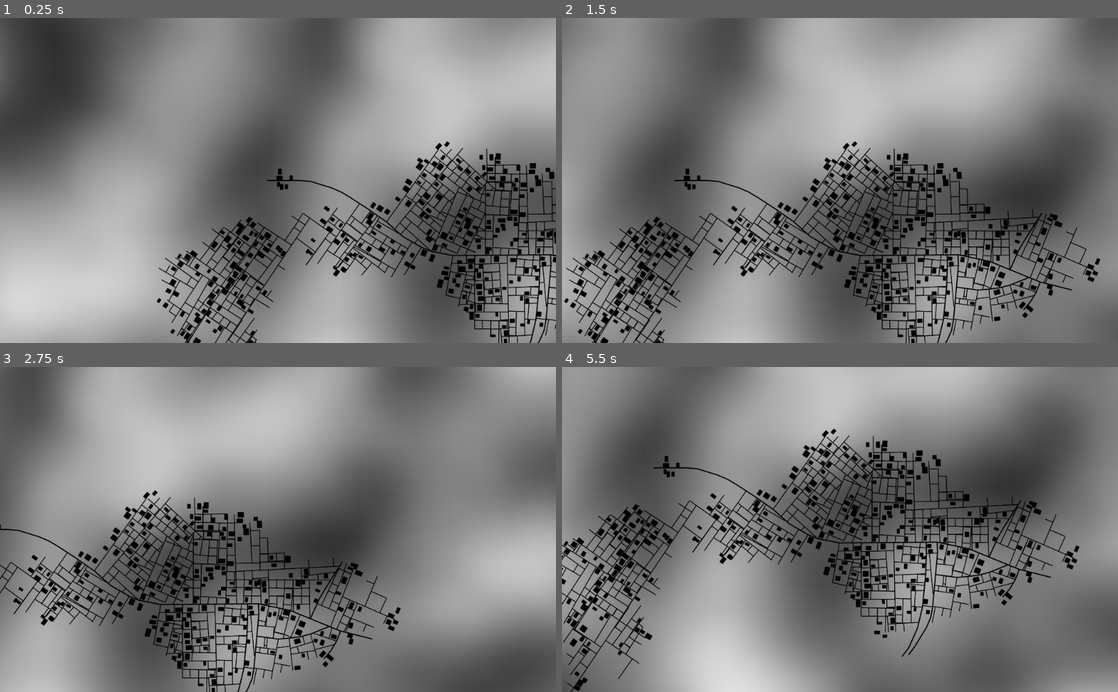
Above: before the commit, frames 1-4 (two rows, left to right).
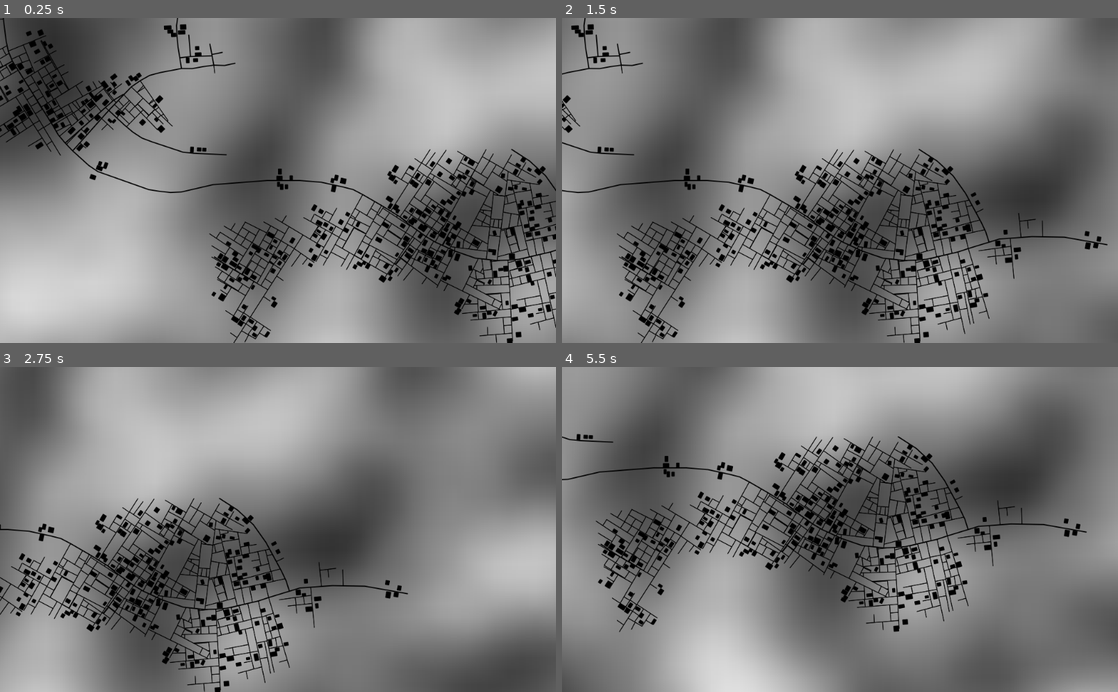
Above: after the commit, the same moments.

Repository: t-mw/citygen-godot
Game: Godot game, scene res://main.tscn
Same seed, same stepped clock (60 frames per second), same inputs: the game is played once before the commit and once after it.
Inputs (mouse positions are in pixels of both pictures, inside the frame that each line leads up to):
- Up to frame 1 (0.25 s): no input
- Up to frame 2 (1.5 s): tap Enter at 0.5 s; move the mouse to (962, 164) at 0.52 s; hold Right (ui_right) 0.53-1.25 s; click (962, 164) at 0.67 s; drag from (728, 196) to (812, 245) at 1.27 s
- Up to frame 3 (2.75 s): move the mouse to (333, 458) at 2.02 s; hold Right (ui_right) from 2.03 s (still down)
- Up to frame 4 (5.5 s): release Right (ui_right) at 2.75 s; drag from (812, 594) to (673, 480) at 2.77 s; move the mouse to (1006, 578) at 3.52 s; hold Left (ui_left) 3.53-4.25 s; drag from (673, 480) to (756, 448) at 4.27 s; move the mouse to (867, 529) at 5.02 s; hold Down (ui_down) from 5.03 s (still down); click (867, 529) at 5.17 s

The runs differ from the first frame. In frame 1, 15% of the frame differs, in the area x 0-100%, y 0-100%; in frame 2, 15%, in the area x 0-99%, y 0-100%; in frame 3, 11%; in frame 4, 15%.

Commit message:
Remove r_start + r_end

Diff:
--- a/citygen.gd
+++ b/citygen.gd
@@ -1,6 +1,5 @@
 extends Node2D
 
-# TODO: remove r?
 # TODO: cross product necessary in Segment.get_direction?
 # TODO: replace angle_between with godot function
 
@@ -53,7 +52,7 @@
 func _draw():
     for segment in segments:
         var width = HIGHWAY_SEGMENT_WIDTH if segment.metadata.highway else DEFAULT_SEGMENT_WIDTH
-        draw_line(segment.r_start, segment.r_end, Color.black, width, true)
+        draw_line(segment.start, segment.end, Color.black, width, true)
     for building in buildings:
         draw_colored_polygon(building.generate_corners(), Color.black, [], null, null, true)
 
@@ -78,8 +77,8 @@
     var root_segment := Segment.new(Vector2(0, 0), Vector2(HIGHWAY_SEGMENT_LENGTH, 0), 0, root_metadata)
 
     var opposite_direction := root_segment.clone()
-    var new_end := Vector2(root_segment.r_start.x - HIGHWAY_SEGMENT_LENGTH, opposite_direction.r_end.y);
-    opposite_direction.r_end = new_end
+    var new_end := Vector2(root_segment.start.x - HIGHWAY_SEGMENT_LENGTH, opposite_direction.end.y);
+    opposite_direction.end = new_end
     opposite_direction.links_b.append(root_segment)
     root_segment.links_b.append(opposite_direction)
     priority_q.append(root_segment)
@@ -140,7 +139,7 @@
         if action_priority <= 4:
             var intersection = segment.intersection_with(other)
             if intersection != null:
-                var intersection_distance_squared := segment.r_start.distance_squared_to(intersection)
+                var intersection_distance_squared := segment.start.distance_squared_to(intersection)
                 if previous_intersection_distance_squared == null || intersection_distance_squared < previous_intersection_distance_squared:
                     previous_intersection_distance_squared = intersection_distance_squared
                     action_priority = 4
@@ -150,15 +149,15 @@
         if action_priority <= 3:
             # current segment's start must have been checked to have been created.
             # other segment's start must have a corresponding end.
-            if segment.r_end.distance_squared_to(other.r_end) <= ROAD_SNAP_DISTANCE * ROAD_SNAP_DISTANCE:
+            if segment.end.distance_squared_to(other.end) <= ROAD_SNAP_DISTANCE * ROAD_SNAP_DISTANCE:
                 action_priority = 3
-                action = LocalConstraintsSnapAction.new(other, other.r_end)
+                action = LocalConstraintsSnapAction.new(other, other.end)
 
         # intersection within radius check
         if action_priority <= 2:
-            if Math.is_point_in_segment_range(segment.r_end, other.r_start, other.r_end):
-                var intersection := Geometry.get_closest_point_to_segment_2d(segment.r_end, other.r_start, other.r_end)
-                var distance_squared := segment.r_end.distance_squared_to(intersection)
+            if Math.is_point_in_segment_range(segment.end, other.start, other.end):
+                var intersection := Geometry.get_closest_point_to_segment_2d(segment.end, other.start, other.end)
+                var distance_squared := segment.end.distance_squared_to(intersection)
                 if distance_squared < ROAD_SNAP_DISTANCE * ROAD_SNAP_DISTANCE:
                     action_priority = 2
                     action = LocalConstraintsIntersectionRadiusAction.new(other, intersection)
@@ -181,7 +180,7 @@
         if Math.min_degree_difference(self.other.direction, segment.direction) < MINIMUM_INTERSECTION_DEVIATION:
             return false
         self.other.split(self.intersection, segment, segments)
-        segment.r_end = self.intersection
+        segment.end = self.intersection
         segment.metadata.severed = true
         return true
 
@@ -194,20 +193,20 @@
         self.point = _point
 
     func apply(segment: Segment, segments: Array) -> bool:
-        segment.r_end = self.point
+        segment.end = self.point
         segment.metadata.severed = true
 
-        # update links of other segment corresponding to other.r_end
+        # update links of other segment corresponding to other.end
         var links := self.other.links_f if self.other.start_is_backwards() else self.other.links_b
 
         # check for duplicate lines, don't add if it exists
         for link in links:
-            if ((link.r_start.is_equal_approx(segment.r_end) && link.r_end.is_equal_approx(segment.r_start)) ||
-                (link.r_start.is_equal_approx(segment.r_start) && link.r_end.is_equal_approx(segment.r_end))):
+            if ((link.start.is_equal_approx(segment.end) && link.end.is_equal_approx(segment.start)) ||
+                (link.start.is_equal_approx(segment.start) && link.end.is_equal_approx(segment.end))):
                 return false
 
         for link in links:
-            # pick links of remaining segments at junction corresponding to other.r_end
+            # pick links of remaining segments at junction corresponding to other.end
             link.links_for_end_containing(self.other).append(segment)
             # add junction segments to snapped segment
             segment.links_f.append(link)
@@ -226,7 +225,7 @@
         self.intersection = _intersection
 
     func apply(segment: Segment, segments: Array) -> bool:
-        segment.r_end = self.intersection
+        segment.end = self.intersection
         segment.metadata.severed = true
         # if intersecting lines are too similar don't continue
         if Math.min_degree_difference(self.other.direction, segment.direction) < MINIMUM_INTERSECTION_DEVIATION:
@@ -240,11 +239,11 @@
         var template := GlobalGoalsTemplate.new(previous_segment)
 
         var continue_straight = template.segment_continue(previous_segment.direction)
-        var straight_pop = sample_population(continue_straight.r_start, continue_straight.r_end)
+        var straight_pop = sample_population(continue_straight.start, continue_straight.end)
 
         if previous_segment.metadata.highway:
             var random_straight = template.segment_continue(previous_segment.direction + random_straight_angle())
-            var random_pop = sample_population(random_straight.r_start, random_straight.r_end)
+            var random_pop = sample_population(random_straight.start, random_straight.end)
             var road_pop = null
             if random_pop > straight_pop:
                 new_branches.append(random_straight)
@@ -297,8 +296,11 @@
     var physics_shape: RID
     var physics_space: RID
 
-    var start: Vector2
-    var end: Vector2
+    var start: Vector2 setget set_start
+    var end: Vector2 setget set_end
+
+    # increments when start or end are changed
+    var segment_revision: int = 0
 
     # time-step delay before this segment is evaluated
     var t: int
@@ -306,10 +308,6 @@
     # meta-information relevant to global goals
     var metadata: SegmentMetadata
 
-    # representation of road
-    var r_start: Vector2 setget set_r_start
-    var r_end: Vector2 setget set_r_end
-    var r_revision: int = 0
 
     # links backwards and forwards
     var links_b: Array = [] # [Segment]
@@ -322,29 +320,29 @@
     var length: float setget ,get_length
     var length_revision: int = -1
 
-    func set_r_start(v: Vector2):
-        r_start = v
+    func set_start(v: Vector2):
+        start = v
         if self.physics_shape.get_id() != 0:
-            Physics2DServer.shape_set_data(self.physics_shape, Rect2(v, self.r_end))
-        self.r_revision += 1
-
-    func set_r_end(v: Vector2):
-        r_end = v
+            Physics2DServer.shape_set_data(self.physics_shape, Rect2(v, self.end))
+        self.segment_revision += 1
+
+    func set_end(v: Vector2):
+        end = v
         if self.physics_shape.get_id() != 0:
-            Physics2DServer.shape_set_data(self.physics_shape, Rect2(self.r_start, v))
-        self.r_revision += 1
+            Physics2DServer.shape_set_data(self.physics_shape, Rect2(self.start, v))
+        self.segment_revision += 1
 
     func get_direction() -> float:
-        if self.direction_revision != self.r_revision:
-            self.direction_revision = self.r_revision
-            var vec = self.r_end - self.r_start
+        if self.direction_revision != self.segment_revision:
+            self.direction_revision = self.segment_revision
+            var vec = self.end - self.start
             direction = -1 * sign(Vector2(0, 1).cross(vec)) * Math.angle_between(Vector2(0, 1), vec)
         return direction
 
     func get_length() -> float:
-        if self.length_revision != self.r_revision:
-            self.length_revision = self.r_revision
-            length = (self.r_end - self.r_start).length()
+        if self.length_revision != self.segment_revision:
+            self.length_revision = self.segment_revision
+            length = (self.end - self.start).length()
         return length
 
     func _init(_start: Vector2, _end: Vector2, _t: int, _metadata: SegmentMetadata):
@@ -352,8 +350,8 @@
         self.end = _end
         self.t = _t
         self.metadata = _metadata
-        self.r_start = _start
-        self.r_end = _end
+        self.start = _start
+        self.end = _end
 
     func _notification(n):
         if n == NOTIFICATION_PREDELETE:
@@ -362,7 +360,7 @@
     func create_physics_shape() -> RID:
         if self.physics_shape.get_id() == 0:
             self.physics_shape = Physics2DServer.segment_shape_create()
-            Physics2DServer.shape_set_data(self.physics_shape, Rect2(self.r_start, self.r_end))
+            Physics2DServer.shape_set_data(self.physics_shape, Rect2(self.start, self.end))
         return self.physics_shape
 
     func destroy_physics_shape():
@@ -391,19 +389,19 @@
 
     func start_is_backwards() -> bool:
         if len(self.links_b) > 0:
-            return self.links_b[0].r_start.is_equal_approx(self.r_start) || self.links_b[0].r_end.is_equal_approx(self.r_start)
+            return self.links_b[0].start.is_equal_approx(self.start) || self.links_b[0].end.is_equal_approx(self.start)
         elif len(self.links_f) > 0:
-            return self.links_f[0].r_start.is_equal_approx(self.r_end) || self.links_f[0].r_end.is_equal_approx(self.r_end)
+            return self.links_f[0].start.is_equal_approx(self.end) || self.links_f[0].end.is_equal_approx(self.end)
         else:
             return false
 
     func intersection_with(other: Segment):
-        var point = Geometry.segment_intersects_segment_2d(self.r_start, self.r_end, other.r_start, other.r_end)
+        var point = Geometry.segment_intersects_segment_2d(self.start, self.end, other.start, other.end)
         if point == null:
             return null
         # ignore intersections at segment ends since these are not useful
-        if (point.is_equal_approx(self.r_start) || point.is_equal_approx(self.r_end) ||
-            point.is_equal_approx(other.r_start) || point.is_equal_approx(other.r_end)):
+        if (point.is_equal_approx(self.start) || point.is_equal_approx(self.end) ||
+            point.is_equal_approx(other.start) || point.is_equal_approx(other.end)):
             return null
         return point
 
@@ -411,8 +409,8 @@
         var start_is_backwards: = self.start_is_backwards()
         var split_part: = self.clone()
         segments.append(split_part)
-        split_part.set_r_end(point)
-        self.set_r_start(point)
+        split_part.set_end(point)
+        self.set_start(point)
 
         # links are not copied using clone - copy link array for the split part, keeping references the same
         split_part.links_b = self.links_b.duplicate(false)
@@ -466,7 +464,7 @@
         self.links_b.append(self.previous_segment_to_link)
 
     func clone() -> Segment:
-        return Segment.new(self.r_start, self.r_end, self.t, self.metadata.clone())
+        return Segment.new(self.start, self.end, self.t, self.metadata.clone())
 
 class SegmentMetadata:
     var highway: bool = false
@@ -490,7 +488,7 @@
             var random_radius = randf() * MAX_BUILDING_DISTANCE_FROM_SEGMENT
 
             var building = Building.new()
-            building.center = (segment.r_start + segment.r_end) * 0.5
+            building.center = (segment.start + segment.end) * 0.5
             building.center.x += random_radius * sin(deg2rad(random_angle))
             building.center.y += random_radius * cos(deg2rad(random_angle))
             building.direction = segment.direction
